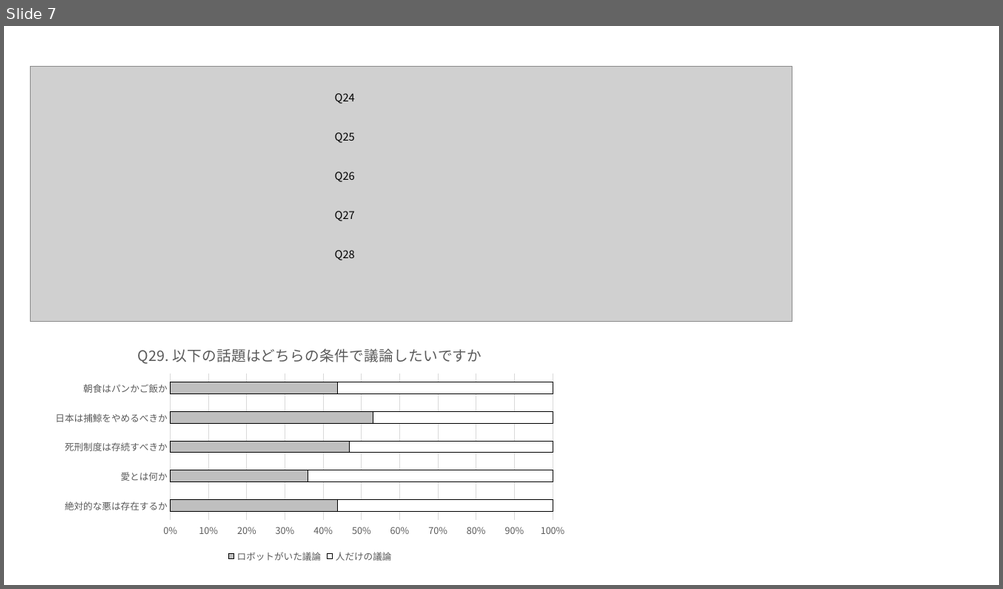
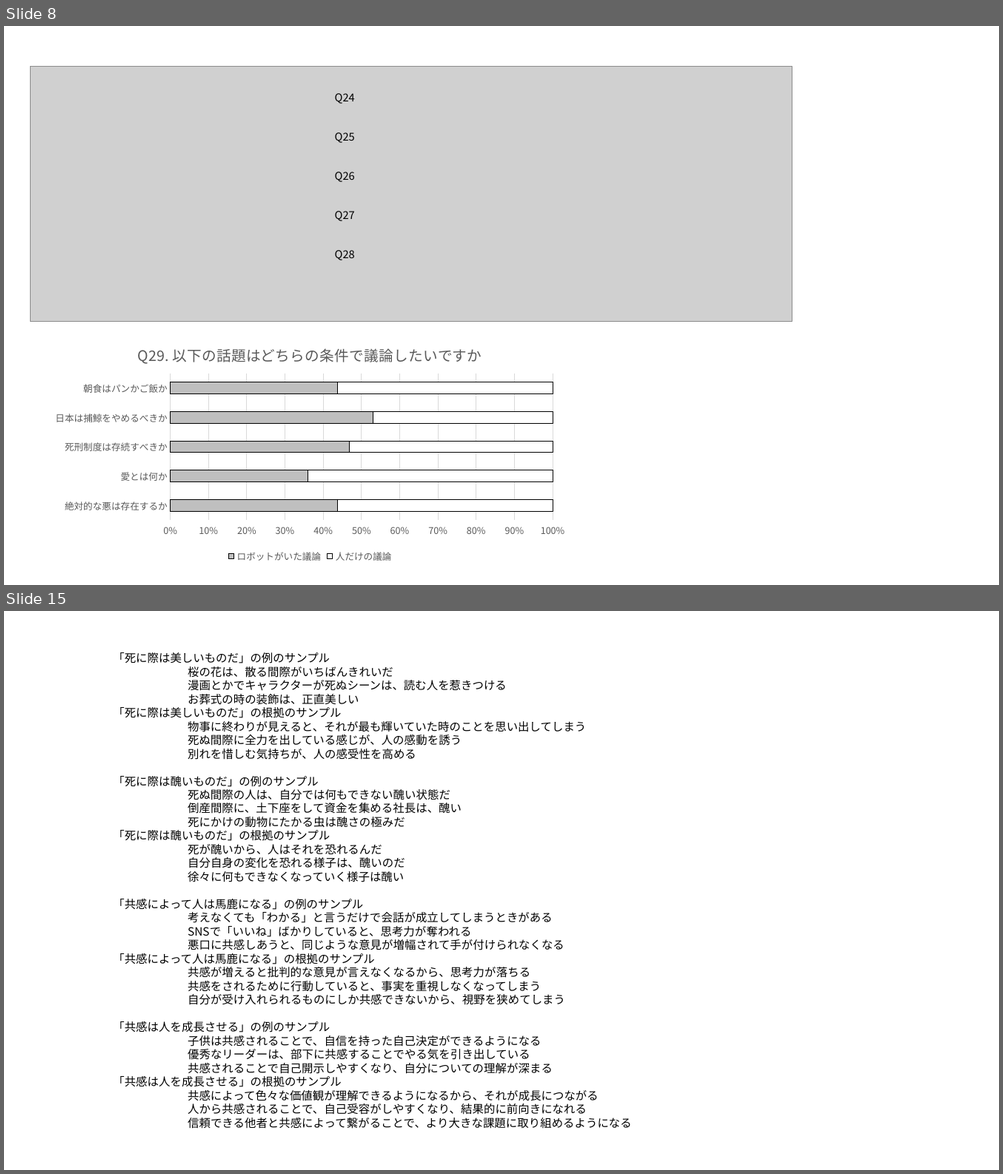
Before and after one commit to anchor200/2020_B_thesis, a slide deck: 図.pptx. Shown one above the other, each under a label of ours: slide 7 before the commit, slides 8 and 15 after it; the slides between them are not shown. The pictures are 1003x589 and 1003x1174 pixels, drawn with LibreOffice and Linux fonts; fonts in the diff are those of the drawing; grey boxes stand for pictures. Boxes give left, top, right and bottom in pixels: in the first picture for what was removed or moved away, otherwise in the second. Text is boxed around its words. In the diff, an @@ line names an element or a change of style, - is before the commit and + after.

```diff
--- a/図.pptx
+++ b/図.pptx
@@ slide 15 added at (x1=4, y1=611, x2=999, y2=1170), background #FFFFFF @@
@@ text added at (x1=113, y1=652, x2=632, y2=1129), 11 pt, text #000000 @@
+「死に際は美しいものだ」の例のサンプル
+桜の花は、散る間際がいちばんきれいだ
+漫画とかでキャラクターが死ぬシーンは、読む人を惹きつける
+お葬式の時の装飾は、正直美しい
+「死に際は美しいものだ」の根拠のサンプル
+物事に終わりが見えると、それが最も輝いていた時のことを思い出してしまう
+死ぬ間際に全力を出している感じが、人の感動を誘う
+別れを惜しむ気持ちが、人の感受性を高める
+「死に際は醜いものだ」の例のサンプル
+死ぬ間際の人は、自分では何もできない醜い状態だ
+倒産間際に、土下座をして資金を集める社長は、醜い
+死にかけの動物にたかる虫は醜さの極みだ
+「死に際は醜いものだ」の根拠のサンプル
+死が醜いから、人はそれを恐れるんだ
+自分自身の変化を恐れる様子は、醜いのだ
+徐々に何もできなくなっていく様子は醜い
+「共感によって人は馬鹿になる」の例のサンプル
+考えなくても「わかる」と言うだけで会話が成立してしまうときがある
+SNSで「いいね」ばかりしていると、思考力が奪われる
+悪口に共感しあうと、同じような意見が増幅されて手が付けられなくなる
+「共感によって人は馬鹿になる」の根拠のサンプル
+共感が増えると批判的な意見が言えなくなるから、思考力が落ちる
+共感をされるために行動していると、事実を重視しなくなってしまう
+自分が受け入れられるものにしか共感できないから、視野を狭めてしまう
+「共感は人を成長させる」の例のサンプル
+子供は共感されることで、自信を持った自己決定ができるようになる
+優秀なリーダーは、部下に共感することでやる気を引き出している
+共感されることで自己開示しやすくなり、自分についての理解が深まる
+「共感は人を成長させる」の根拠のサンプル
+共感によって色々な価値観が理解できるようになるから、それが成長につながる
+人から共感されることで、自己受容がしやすくなり、結果的に前向きになれる
+信頼できる他者と共感によって繋がることで、より大きな課題に取り組めるようになる
@@ what was slide 7 is now slide 8 @@
```
Also in this commit, not shown: 1 slide changed, 8 other slides added, 25 other files.
